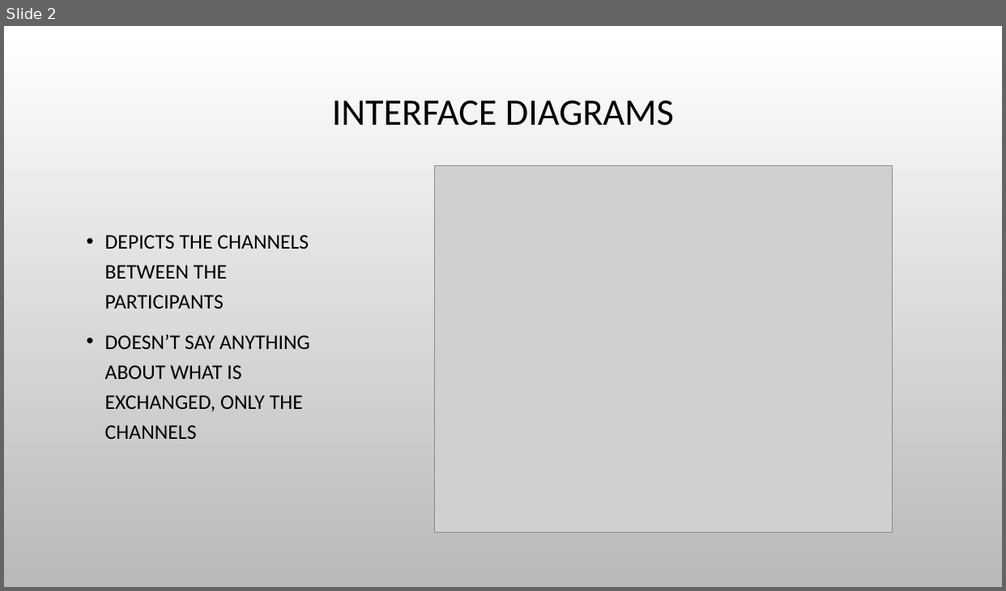
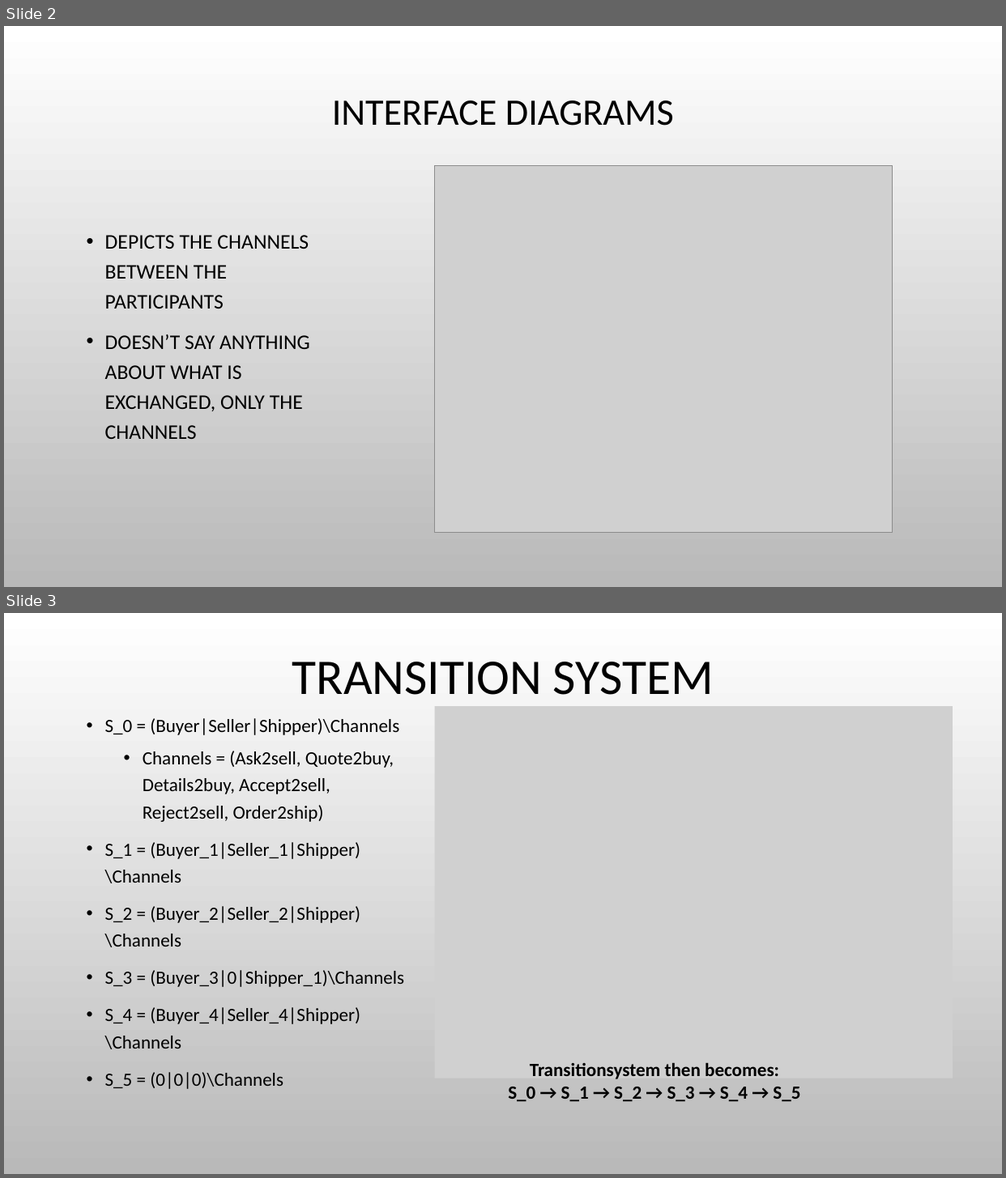
Before and after one commit to ghv657/REBS, a slide deck: Assignment3/Præsentation_Aflevering3.pptx. Shown one above the other, each under a label of ours: slide 2 before the commit, slides 2 and 3 after it. The pictures are 1006x591 and 1006x1178 pixels, drawn with LibreOffice and Linux fonts; fonts in the diff are those of the drawing; grey boxes stand for pictures; background and template pictures are left out. Boxes give left, top, right and bottom in pixels: in the first picture for what was removed or moved away, otherwise in the second. Text is boxed around its words. In the diff, an @@ line names an element or a change of style, - is before the commit and + after.

```diff
--- a/Assignment3/Præsentation_Aflevering3.pptx
+++ b/Assignment3/Præsentation_Aflevering3.pptx
@@ slide 3 added at box(4, 613, 1002, 1174), background picture (left out) @@
@@ title added at box(292, 662, 714, 695), 48 pt, text #000000 @@
+TRANSITION SYSTEM
@@ picture added at box(434, 707, 953, 1079) @@
@@ text added at box(105, 718, 404, 1089), 18 pt, text #000000 @@
+• S_0 = (Buyer|Seller|Shipper)\Channels
+  • Channels = (Ask2sell, Quote2buy, Details2buy, Accept2sell, Reject2sell, Order2ship)
+• S_1 = (Buyer_1|Seller_1|Shipper)\Channels
+• S_2 = (Buyer_2|Seller_2|Shipper)\Channels
+• S_3 = (Buyer_3|0|Shipper_1)\Channels
+• S_4 = (Buyer_4|Seller_4|Shipper)\Channels
+• S_5 = (0|0|0)\Channels
@@ text added at box(508, 1063, 800, 1102), 18 pt, text #000000, bold @@
+Transitionsystem then becomes:
+S_0 → S_1 → S_2 → S_3 → S_4 → S_5
```
Also in this commit, not shown: 3 other slides added, 5 other files.
